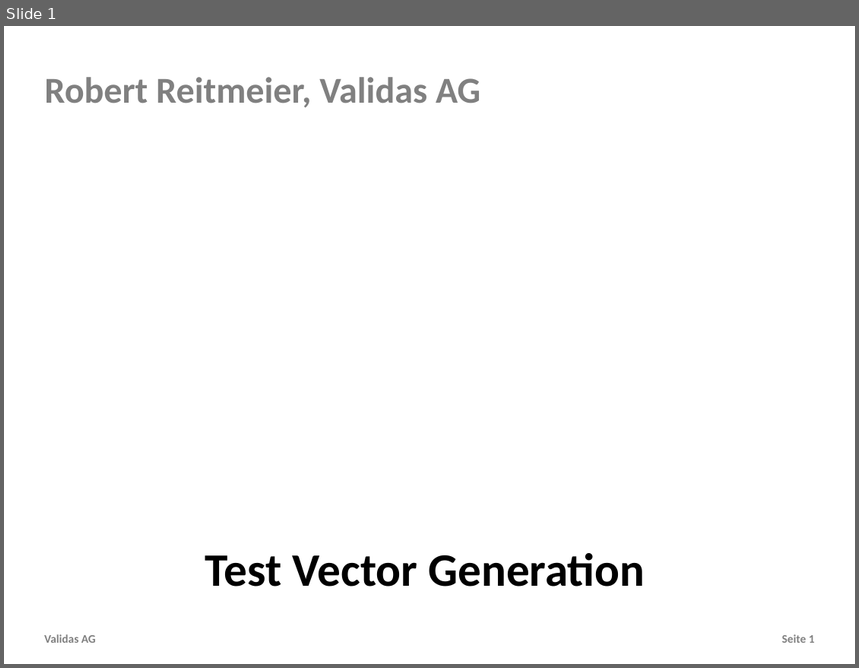
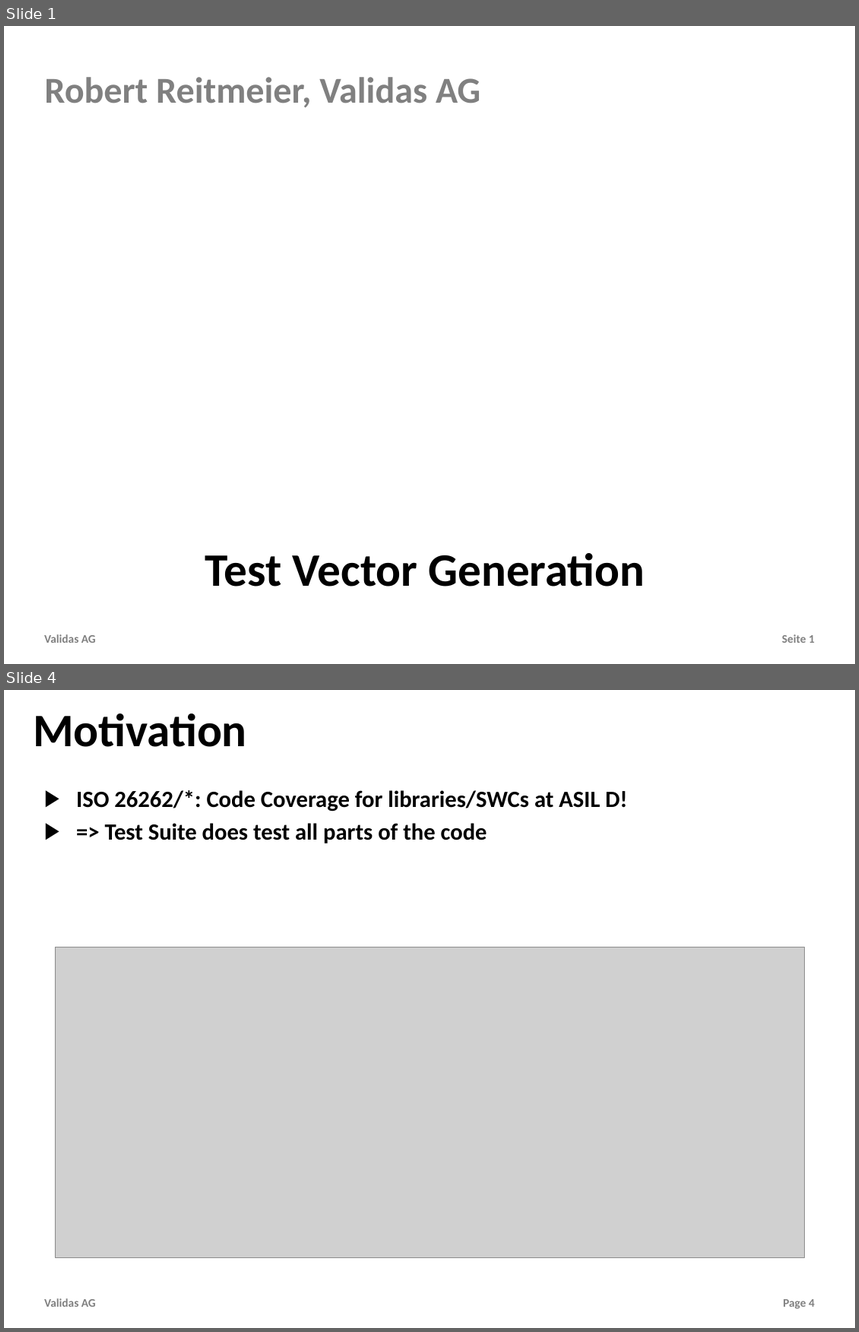
Before and after one commit to theoremprover/tvg, a slide deck: Vortraege/TestVectorGenerator.pptx. Shown one above the other, each under a label of ours: slide 1 before the commit, slides 1 and 4 after it; the slides between them are not shown. The pictures are 859x668 and 859x1332 pixels, drawn with LibreOffice and Linux fonts; fonts in the diff are those of the drawing; grey boxes stand for pictures; background and template pictures are left out. Boxes give left, top, right and bottom in pixels: in the first picture for what was removed or moved away, otherwise in the second. Text is boxed around its words. In the diff, an @@ line names an element or a change of style, - is before the commit and + after.

```diff
--- a/Vortraege/TestVectorGenerator.pptx
+++ b/Vortraege/TestVectorGenerator.pptx
@@ slide 4 added at (4,690,855,1328), background #FFFFFF; not listed: 1 template element that a slide beside it also shows @@
@@ title added at (33,714,247,747), 56 pt, text #000000, bold @@
+Motivation
@@ text added at (76,790,627,844), 28 pt, text #000000, bold @@
+▶ ISO 26262/*: Code Coverage for libraries/SWCs at ASIL D!
+▶ => Test Suite does test all parts of the code
@@ picture added at (55,948,804,1258) @@
@@ page number added at (783,1300,815,1309), 14 pt, text #808080, bold @@
+Page 4
```
Also in this commit, not shown: 3 slides changed, 1 other slide added, 2 slides removed, 1 other file.
